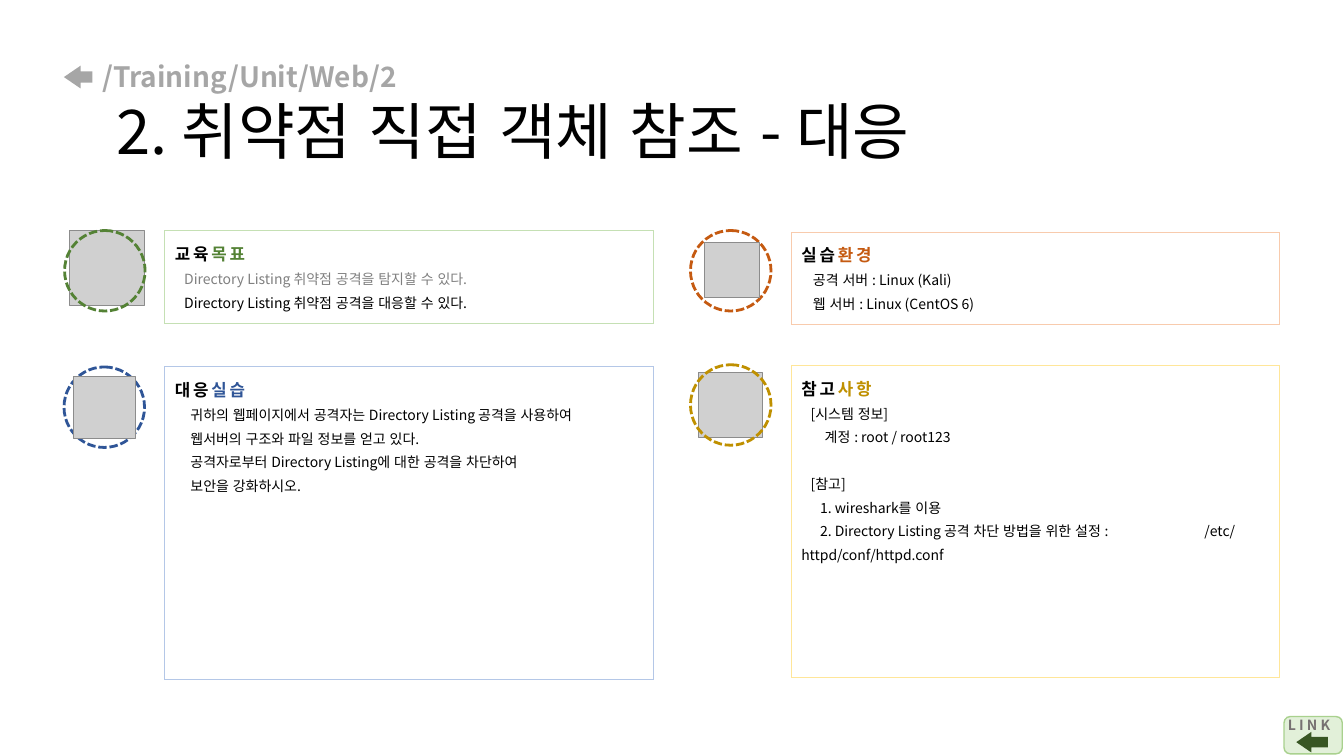
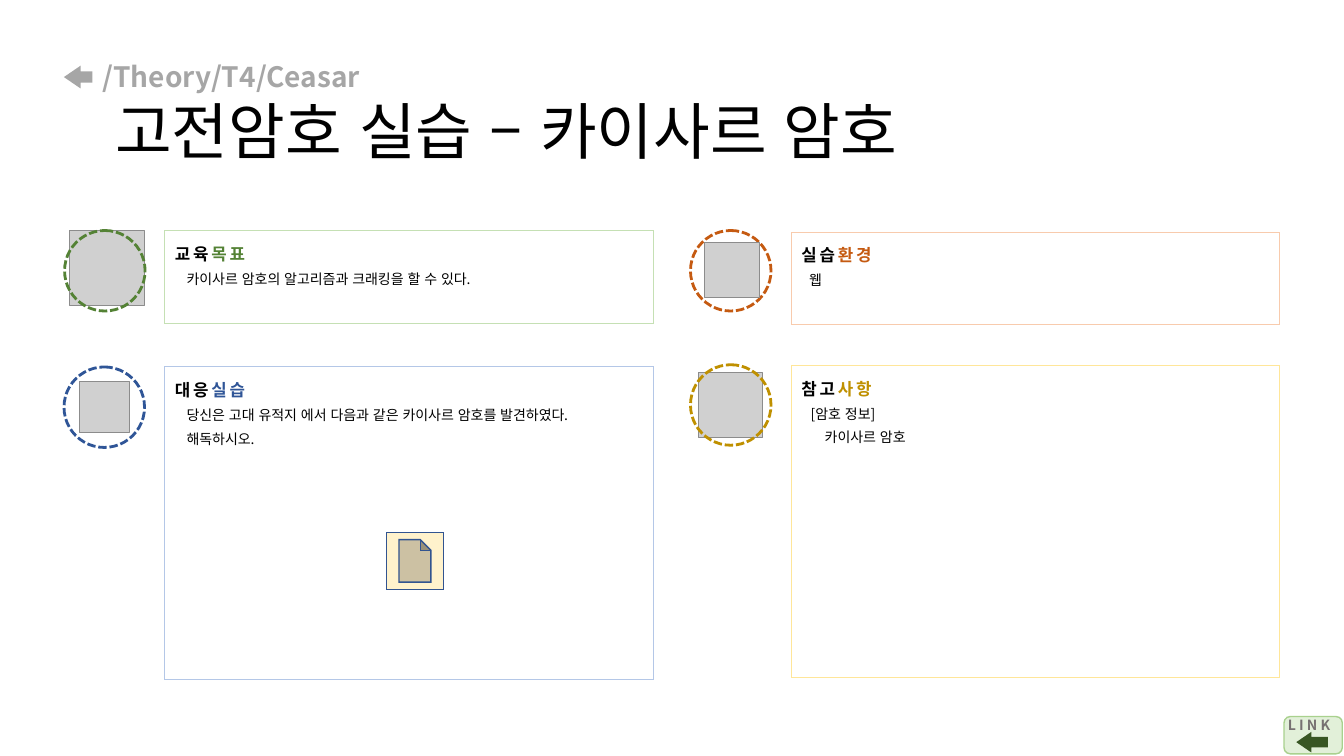
Before and after one commit to arizona95/CyberTraining, a slide deck: slide 4 of Lecture/student_before_class_ppt/국방사이버보안_수업전_7강.pptx (slide 14 before the commit). Drawn at 1344x756 pixels with LibreOffice and Linux fonts; fonts in the diff are those of the drawing; grey boxes stand for pictures. Boxes give left, top, right and bottom in pixels: in the first picture for what was removed or moved away, otherwise in the second. Text is boxed around its words. In the diff, an @@ line names an element or a change of style, - is before the commit and + after.

```diff
--- a/Lecture/student_before_class_ppt/국방사이버보안_수업전_7강.pptx
+++ b/Lecture/student_before_class_ppt/국방사이버보안_수업전_7강.pptx
@@ title at [102, 64, 897, 159]: text changed @@
-/Training/Unit/Web/2
-2. 취약점 직접 객체 참조 - 대응
+/Theory/T4/Ceasar
+고전암호 실습 – 카이사르 암호
@@ text in rectangle at [187, 272, 470, 285]: text changed; text colour #808080 to #000000 @@
-Directory Listing 취약점 공격을 탐지할 수 있다.
-Directory Listing 취약점 공격을 대응할 수 있다.
+카이사르 암호의 알고리즘과 크래킹을 할 수 있다.
@@ text in rectangle at [809, 273, 822, 286]: text changed @@
-공격 서버 : Linux (Kali)
-웹 서버 : Linux (CentOS 6)
+웹
@@ picture: place and size @@
-picture at [73, 376, 135, 439]
+picture at [79, 382, 129, 434]
@@ text in rectangle at [187, 408, 568, 446]: text changed @@
-귀하의 웹페이지에서 공격자는 Directory Listing 공격을 사용하여
-웹서버의 구조와 파일 정보를 얻고 있다.
-공격자로부터 Directory Listing에 대한 공격을 차단하여
-보안을 강화하시오.
+당신은 고대 유적지 에서 다음과 같은 카이사르 암호를 발견하였다.
+해독하시오.
@@ text in rectangle at [811, 407, 906, 443]: text changed @@
-[시스템 정보]
-계정 : root / root123
-[참고]
-1. wireshark를 이용
-2. Directory Listing 공격 차단 방법을 위한 설정 : /etc/httpd/conf/httpd.conf
+[암호 정보]
+카이사르 암호
@@ action button document added at [386, 532, 444, 589], fill #FFF2CC, outline #325491 1 pt @@
```
Also in this commit, not shown: 2 other slides changed, 17 slides added, 13 slides removed, 21 other files.
